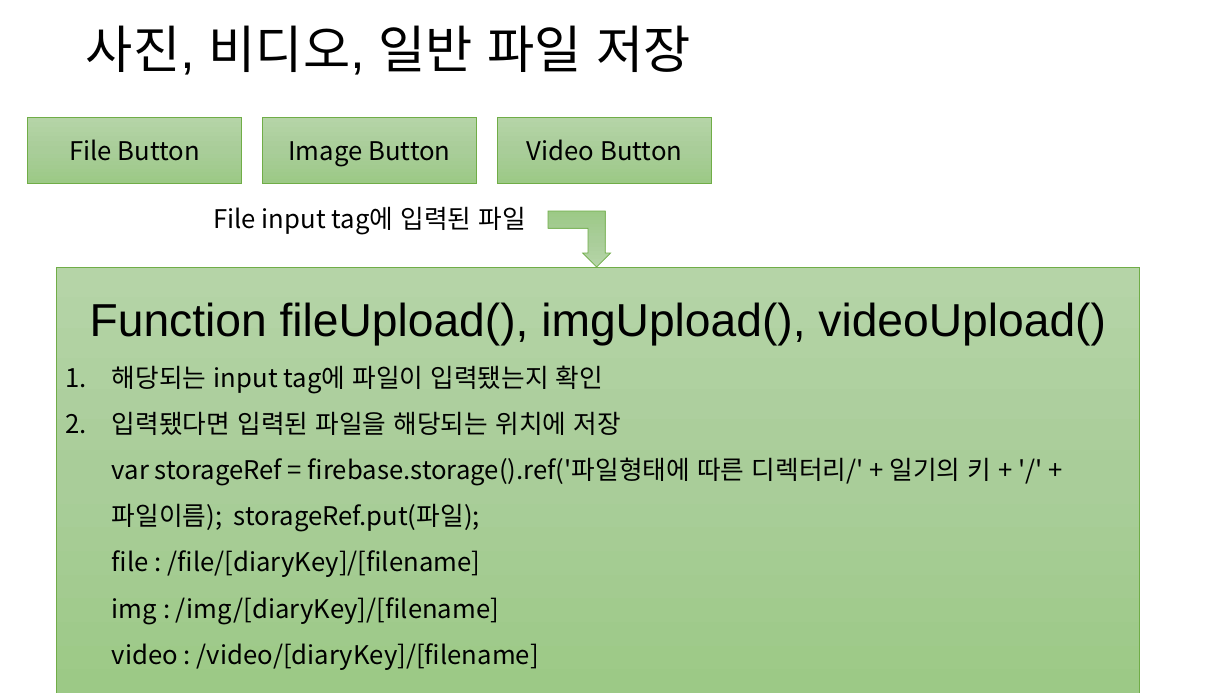
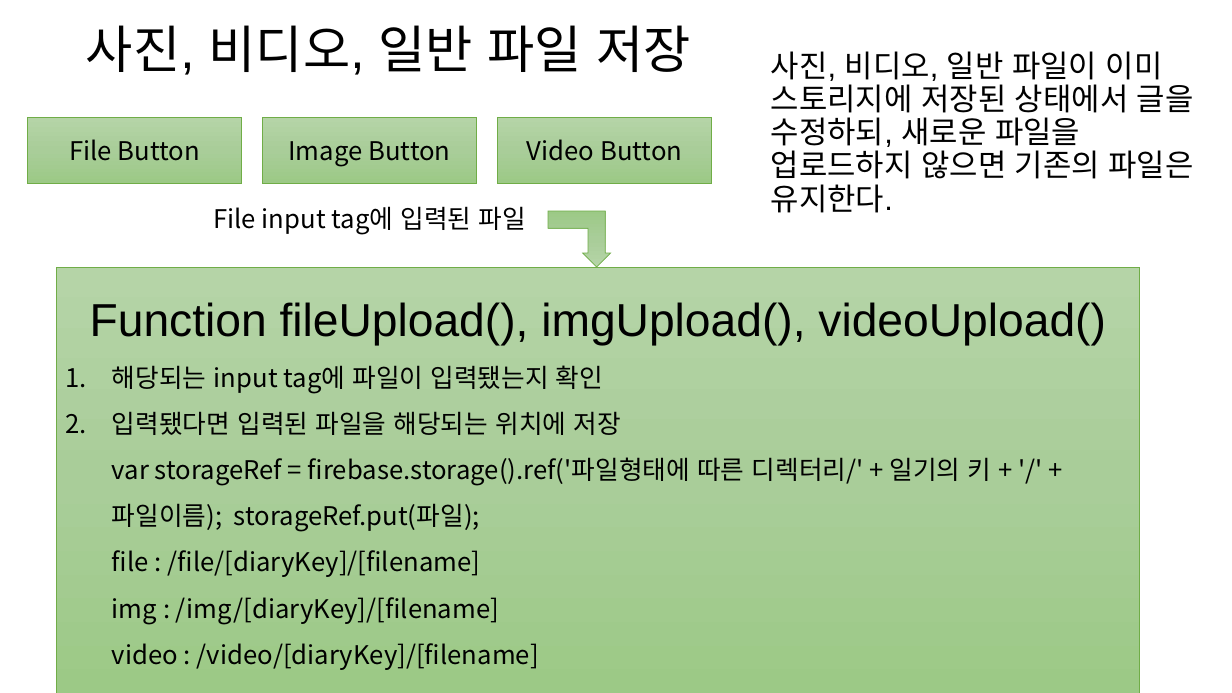
Before and after one commit to naem1023/PROJECT_webProgramming, a slide deck: slide 17 of project_doc_201611263_박성호.pptx. Drawn at 1232x693 pixels with LibreOffice and Linux fonts; fonts in the diff are those of the drawing. Boxes give left, top, right and bottom in pixels: in the first picture for what was removed or moved away, otherwise in the second. Text is boxed around its words. In the diff, an @@ line names an element or a change of style, - is before the commit and + after.

Commit message:
fix some ppt slide

```diff
--- a/project_doc_201611263_박성호.pptx
+++ b/project_doc_201611263_박성호.pptx
@@ text added at (771, 51, 1194, 213), 24 pt, text #000000 @@
+사진, 비디오, 일반 파일이 이미 스토리지에 저장된 상태에서 글을 수정하되, 새로운 파일을 업로드하지 않으면 기존의 파일은 유지한다.
```
Also in this commit, not shown: 1 other slide changed.
